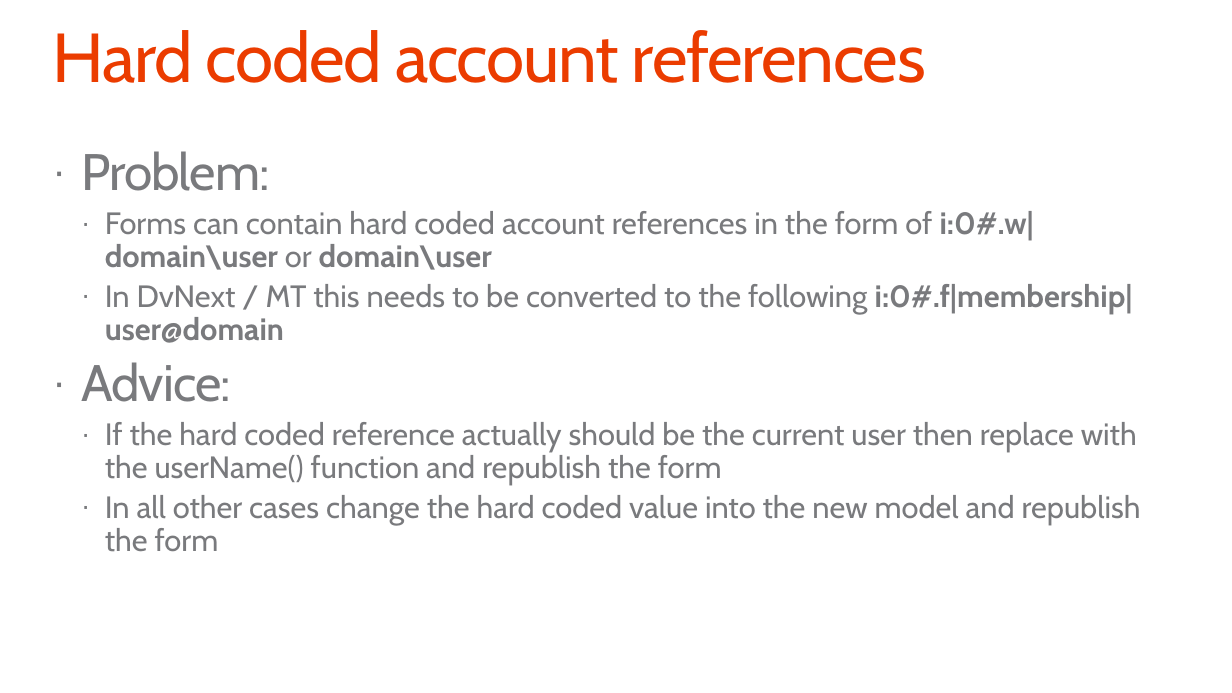
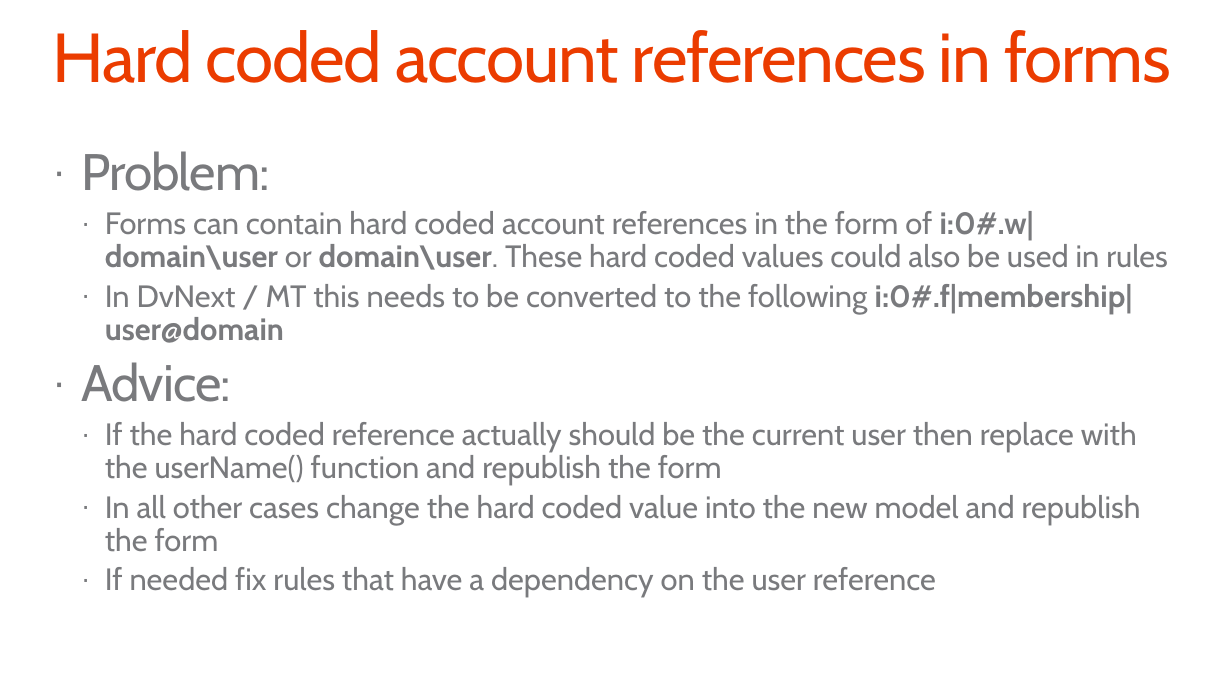
Before and after one commit to pnp/PnP-Transformation, a slide deck: slide 18 of InfoPath/Guidance/Decks/Office 365 JDP InfoPath - Post migration guidance.pptx (slide 12 before the commit). Drawn at 1232x693 pixels with LibreOffice and Linux fonts; fonts in the diff are those of the drawing; background and template pictures are left out. Boxes give left, top, right and bottom in pixels: in the first picture for what was removed or moved away, otherwise in the second. Text is boxed around its words. In the diff, an @@ line names an element or a change of style, - is before the commit and + after.

```diff
--- a/InfoPath/Guidance/Decks/Office 365 JDP InfoPath - Post migration guidance.pptx
+++ b/InfoPath/Guidance/Decks/Office 365 JDP InfoPath - Post migration guidance.pptx
@@ title at [52,30,1171,83]: text changed @@
-Hard coded account references
+Hard coded account references in forms
@@ text at [105,211,1168,270]: text changed @@
-  · Forms can contain hard coded account references in the form of i:0#.w|domain\user or domain\user
+  · Forms can contain hard coded account references in the form of i:0#.w|domain\user or domain\user. These hard coded values could also be used in rules
@@ text at [105,567,936,597]: paragraph added @@
+  · If needed fix rules that have a dependency on the user reference
```
Also in this commit, not shown: 2 other slides changed, 8 slides added, 1 other file.
